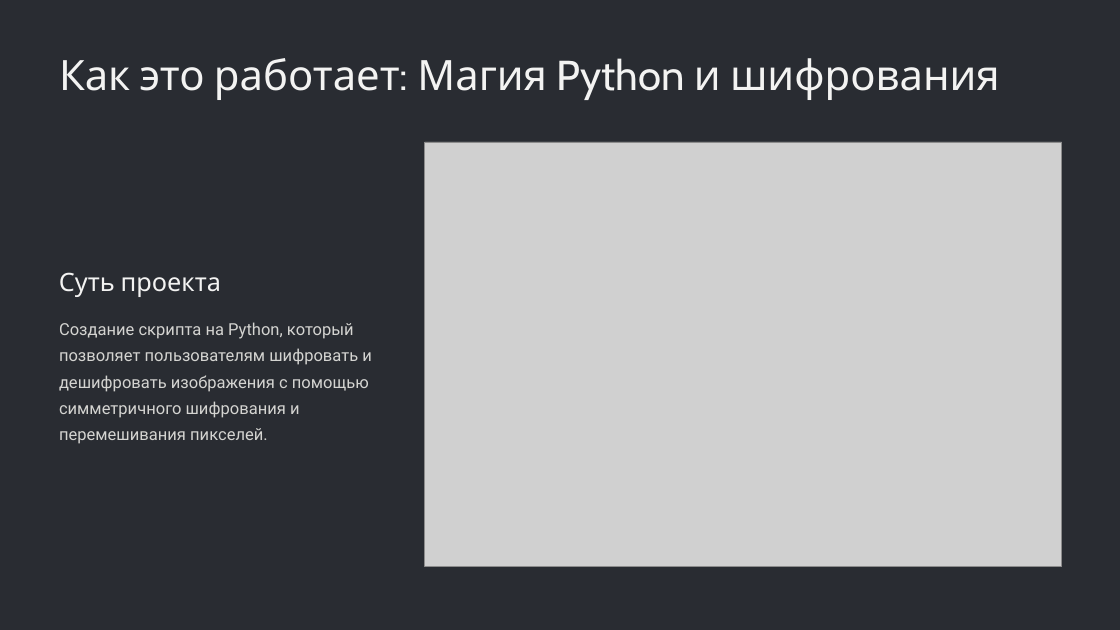
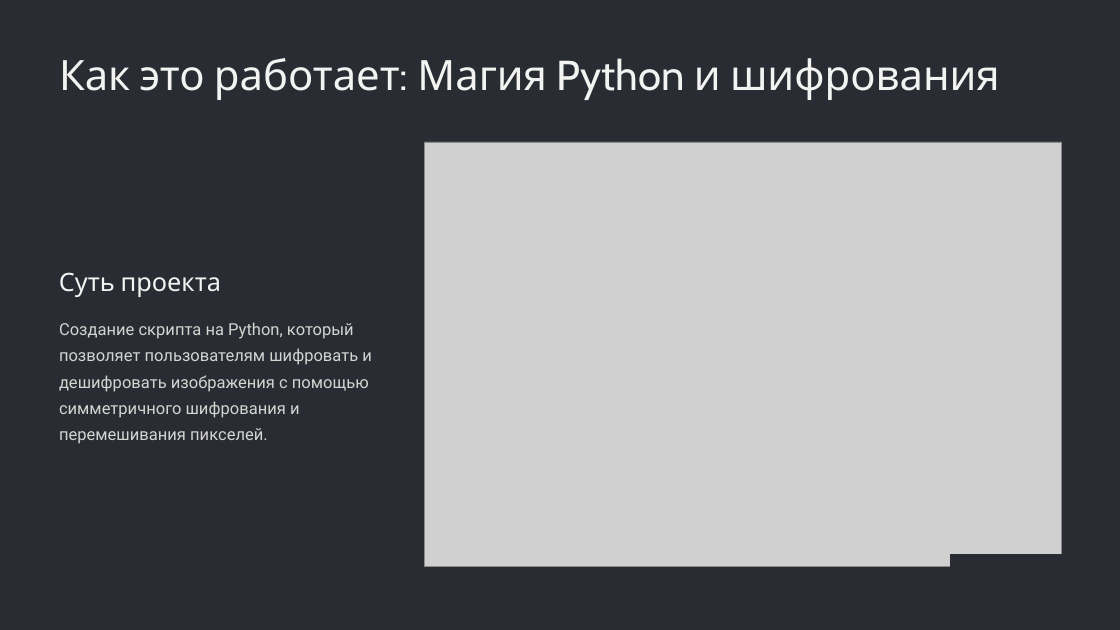
Before and after one commit to platonplaton214-maker/PRESENTATIONSSS, a slide deck: slide 2 of Shifrovanie-izobrazhenij-na-Python-Ot-koda-k-pribyli.pptx. Drawn at 1120x630 pixels with LibreOffice and Linux fonts; fonts in the diff are those of the drawing; grey boxes stand for pictures; background and template pictures are left out. Boxes give left, top, right and bottom in pixels: in the first picture for what was removed or moved away, otherwise in the second. Text is boxed around its words. In the diff, an @@ line names an element or a change of style, - is before the commit and + after.

```diff
--- a/Shifrovanie-izobrazhenij-na-Python-Ot-koda-k-pribyli.pptx
+++ b/Shifrovanie-izobrazhenij-na-Python-Ot-koda-k-pribyli.pptx
@@ rectangle added at [951, 554, 1109, 624], fill #292C32, outline #292C32 1 pt @@
```
Also in this commit, not shown: 9 other slides changed.
